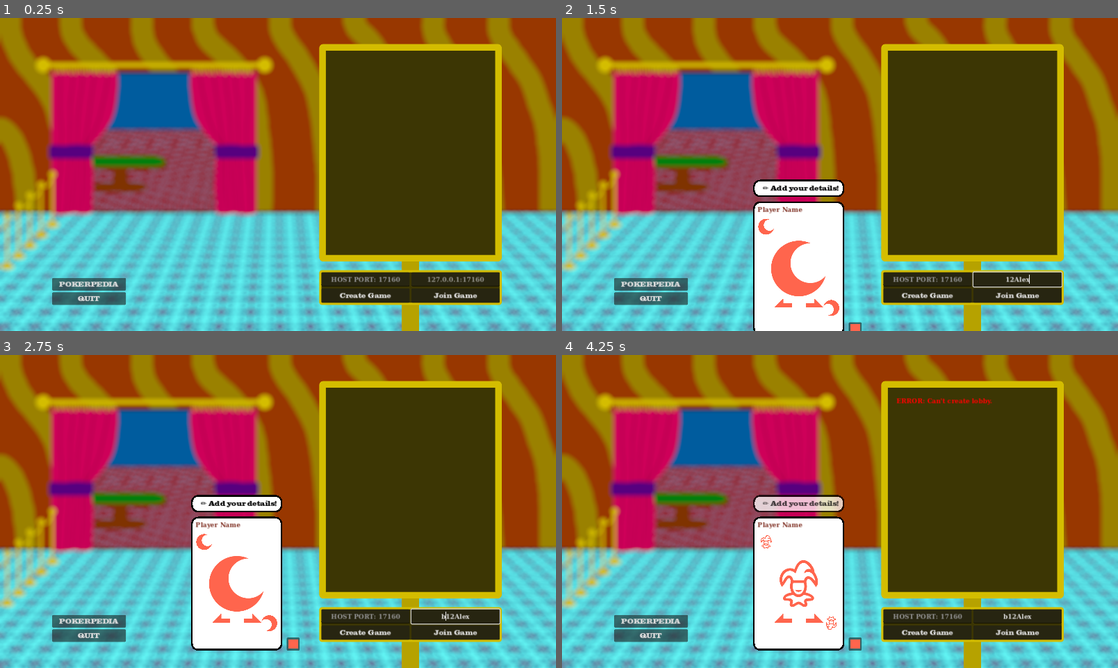
Above: before the commit, frames 1-4 (two rows, left to right).
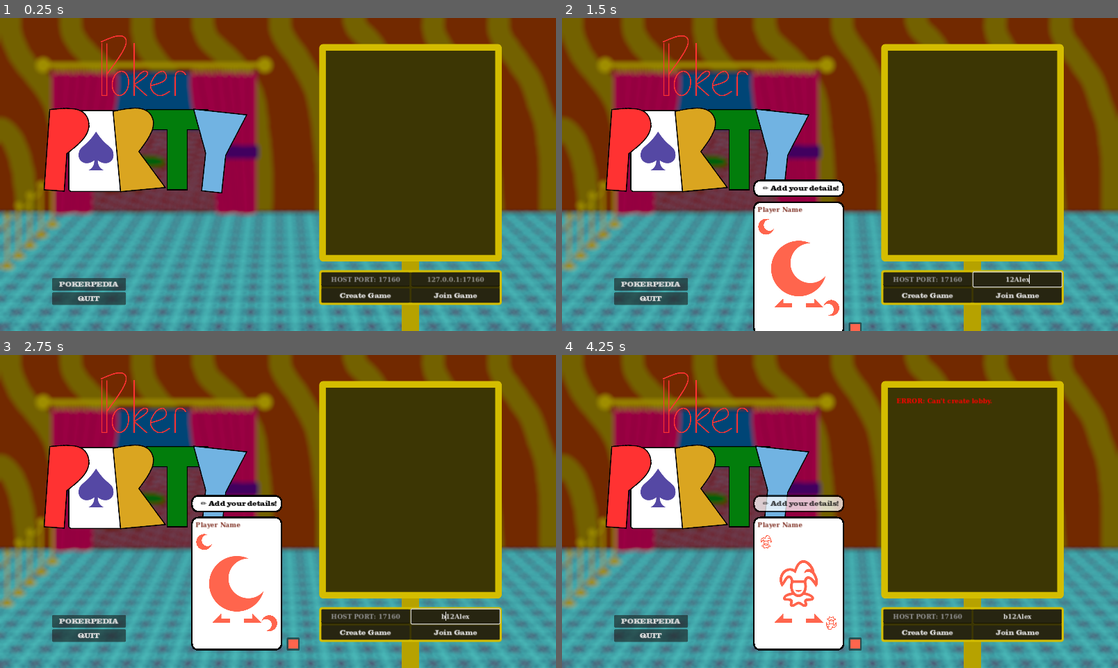
Above: after the commit, the same moments.

Repository: rwilson02/Poker-Party
Game: Godot game, scene res://scenes/Main.tscn
The game is run twice, just before and just after one commit, with the same random seed, the same clock (stepped at 60 frames per second) and the same inputs. Sound files missing from this copy of the repository are replaced by a short silence.
Inputs (mouse positions are in pixels of both pictures, inside the frame that each line leads up to):
- Up to frame 1 (0.25 s): no input
- Up to frame 2 (1.5 s): click (1017, 280) at 0.52 s; type "12" at 0.6 s; click (801, 262) at 1.27 s; type "Alex" at 1.35 s
- Up to frame 3 (2.75 s): tap Enter (send_message) at 2 s; hold Up (ui_up) from 2.03 s (still down); hold B (bet_raise) from 2.03 s (still down)
- Up to frame 4 (4.25 s): release Up (ui_up) at 2.75 s; release B (bet_raise) at 2.75 s; click "Create Game" at 2.75 s; click (812, 617) at 3.5 s

The runs differ from the first frame. In frame 1, 72% of the frame differs, in the area x 0-100%, y 0-100%; in frame 2, 64%; in frame 3, 64%; in frame 4, 64%.

Commit message:
a logo!
it's not good but it's mine

Diff:
--- a/scenes/Lobby.tscn
+++ b/scenes/Lobby.tscn
@@ -1,9 +1,10 @@
-[gd_scene load_steps=12 format=3 uid="uid://3qprhn0jes4i"]
+[gd_scene load_steps=13 format=3 uid="uid://3qprhn0jes4i"]
 
 [ext_resource type="Theme" uid="uid://b4yajy8yajabe" path="res://theming/general.tres" id="1_6mw0b"]
 [ext_resource type="Script" path="res://scripts/lobby.gd" id="1_vmmqq"]
 [ext_resource type="PackedScene" uid="uid://dqf80ncy8fmxq" path="res://scenes/ui/id_card.tscn" id="3_6nbw5"]
 [ext_resource type="Texture2D" uid="uid://cxm8mmggjakdc" path="res://textures/lobby/bg_lobby.png" id="3_sm14j"]
+[ext_resource type="Texture2D" uid="uid://b7nrb42wiwyru" path="res://textures/logo.png" id="4_qo7dv"]
 
 [sub_resource type="StyleBoxFlat" id="StyleBoxFlat_b4umi"]
 bg_color = Color(0.713726, 0.635294, 0, 1)
@@ -56,6 +57,7 @@
 script = ExtResource("1_vmmqq")
 
 [node name="Background" type="TextureRect" parent="."]
+modulate = Color(0.74902, 0.74902, 0.74902, 1)
 layout_mode = 0
 offset_right = 40.0
 offset_bottom = 40.0
@@ -478,6 +480,14 @@
 offset_bottom = 320.0
 grow_vertical = 2
 
+[node name="TextureRect" type="TextureRect" parent="PlayerSetup"]
+layout_mode = 1
+anchors_preset = 10
+anchor_right = 1.0
+grow_horizontal = 2
+texture = ExtResource("4_qo7dv")
+expand_mode = 5
+
 [node name="IDCard" parent="PlayerSetup" instance=ExtResource("3_6nbw5")]
 layout_mode = 1
 anchors_preset = 3
Binary file added: textures/logo.png
Not shown, added: textures/logo.png.import
